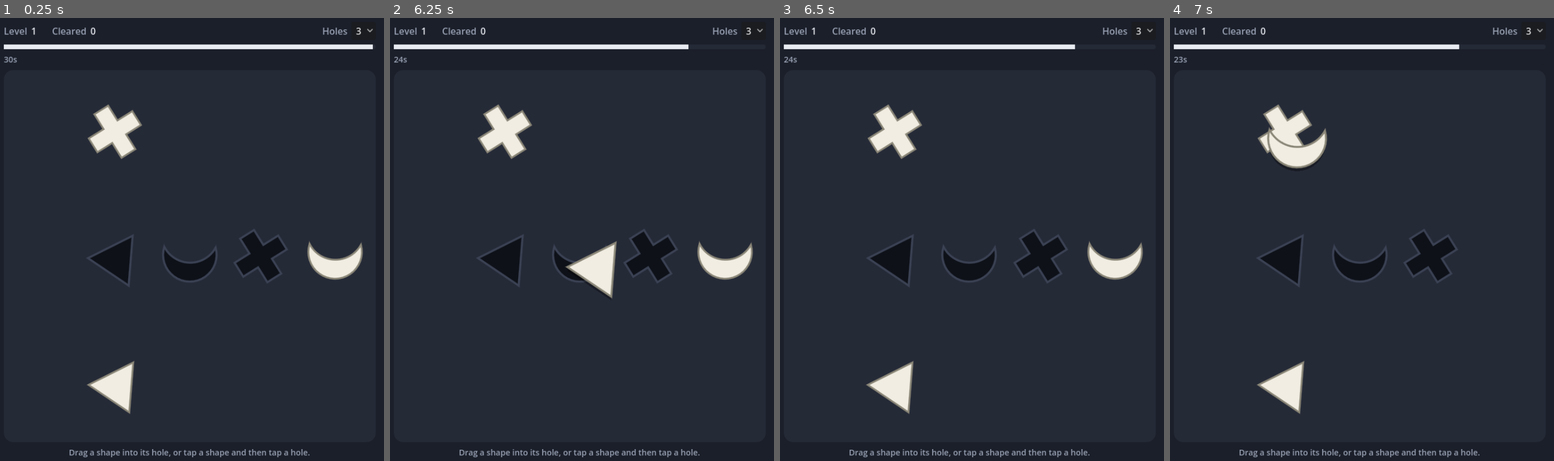
Above: before the commit, frames 1-4 (left to right).
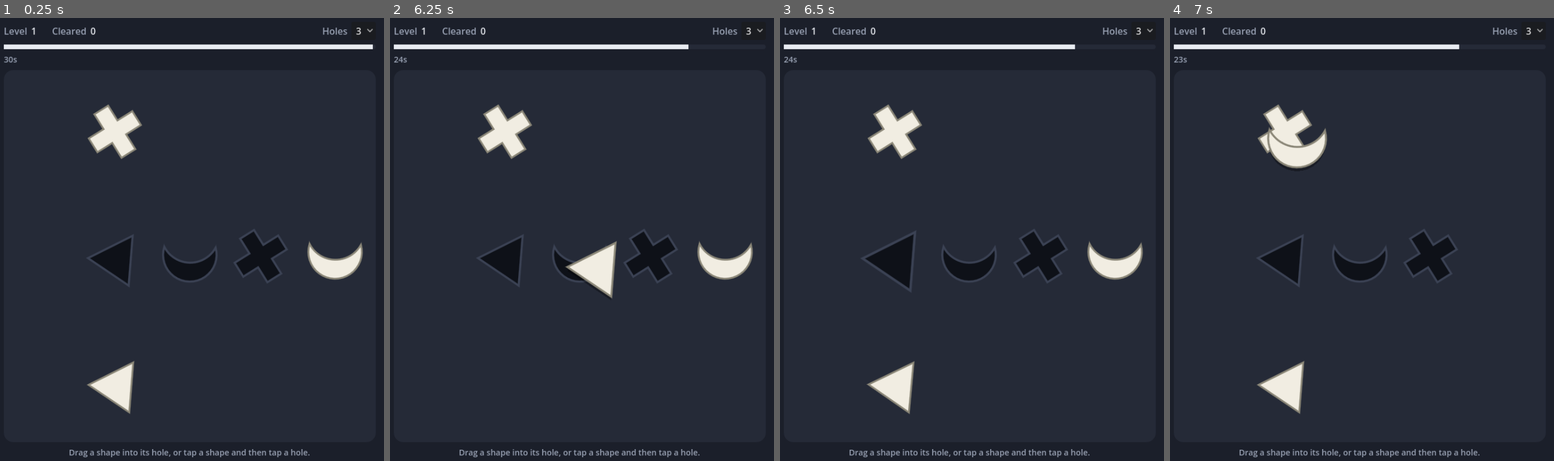
Above: after the commit, the same moments.

Repository: ooooonnnnn/Colorblind-Shape-Match
Game: Godot game, scene res://main.tscn
The game is run twice, just before and just after one commit, with the same random seed, the same clock (stepped at 60 frames per second) and the same inputs.
Inputs (mouse positions are in pixels of both pictures, inside the frame that each line leads up to):
- Up to frame 1 (0.25 s): no input
- Up to frame 2 (6.25 s): click "3" at 0.5 s; click "3" at 1.25 s; click "3" at 2 s; tap A every 0.75 s from 2.75 to 5.75 s; drag from (651, 257) to (620, 155) at 2.77 s; drag from (509, 257) to (558, 363) at 3.52 s; move the mouse to (578, 257) at 4.27 s; click (578, 257) at 4.42 s; drag from (505, 133) to (455, 190) at 5.02 s; drag from (509, 381) to (601, 266) at 5.77 s
- Up to frame 3 (6.5 s): no input
- Up to frame 4 (7 s): tap A at 6.5 s; drag from (1504, 252) to (1296, 142) at 6.52 s

Frames 1-2 are identical in both runs. In frame 3, 0.5% of the frame differs, in the area x 21-36%, y 48-90%; in frame 4, nothing differs.

Commit message:
Nod the piece, bulge its hole, and play "uh uh" on a wrong drop
The sound is the CC0 "nuh uh" by username12125 from Freesound (sound 197566).

Co-Authored-By: Claude Opus 5.5 (1M context) <noreply@anthropic.com>

Diff:
--- a/main.tscn
+++ b/main.tscn
@@ -1,8 +1,9 @@
-[gd_scene load_steps=7 format=3]
+[gd_scene load_steps=8 format=3]
 
 [ext_resource type="Script" path="res://scripts/main.gd" id="1_main"]
 [ext_resource type="Script" path="res://scripts/timer_bar.gd" id="2_timer"]
 [ext_resource type="AudioStream" path="res://sounds/cheer.mp3" id="3_cheer"]
+[ext_resource type="AudioStream" path="res://sounds/uh_uh.mp3" id="4_uh_uh"]
 
 [sub_resource type="Theme" id="Theme_ui"]
 default_font_size = 16
@@ -125,3 +126,6 @@
 
 [node name="Cheer" type="AudioStreamPlayer" parent="."]
 stream = ExtResource("3_cheer")
+
+[node name="UhUh" type="AudioStreamPlayer" parent="."]
+stream = ExtResource("4_uh_uh")
--- a/scripts/main.gd
+++ b/scripts/main.gd
@@ -15,6 +15,7 @@
 @onready var toast: PanelContainer = $Content/Board/Toast
 @onready var toast_label: Label = $Content/Board/Toast/Label
 @onready var cheer: AudioStreamPlayer = $Cheer
+@onready var uh_uh: AudioStreamPlayer = $UhUh
 
 var hole_count := 3
 var level_num := 0
@@ -157,8 +158,10 @@
 
 
 func reject(p: ShapeView, hole: ShapeView) -> void:
-	p.shake()
+	p.nod()
 	hole.shake()
+	p.target_hole.bulge()
+	uh_uh.play()
 	p.move_to(p.home)
 
 
--- a/scripts/shape_view.gd
+++ b/scripts/shape_view.gd
@@ -45,12 +45,17 @@
 	set(v):
 		shake_offset = v
 		queue_redraw()
+var tilt := 0.0:  # radians
+	set(v):
+		tilt = v
+		queue_redraw()
 
 var _points := PackedVector2Array()  # centered on (0, 0)
 var _show_focus := false
 var _move_tween: Tween
 var _scale_tween: Tween
 var _shake_tween: Tween
+var _tilt_tween: Tween
 
 
 func setup(shape: Dictionary, piece: bool) -> void:
@@ -106,6 +111,25 @@
 		_shake_tween.tween_property(self, "shake_offset", x, 0.07)
 
 
+# Rock clockwise and counter-clockwise, like shaking a head "no".
+func nod() -> void:
+	if _tilt_tween:
+		_tilt_tween.kill()
+	_tilt_tween = create_tween().set_trans(Tween.TRANS_SINE)
+	for deg in [16.0, -16.0, 10.0, -10.0, 0.0]:
+		_tilt_tween.tween_property(self, "tilt", deg_to_rad(deg), 0.09)
+
+
+# Swell briefly to point itself out.
+func bulge() -> void:
+	if _scale_tween:
+		_scale_tween.kill()
+	_scale_tween = create_tween().set_trans(Tween.TRANS_SINE)
+	for i in 2:
+		_scale_tween.tween_property(self, "visual_scale", 1.25, 0.14).set_ease(Tween.EASE_OUT)
+		_scale_tween.tween_property(self, "visual_scale", 1.0, 0.18).set_ease(Tween.EASE_IN)
+
+
 func _on_focus_entered() -> void:
 	# Only show the focus ring for keyboard focus, like CSS :focus-visible.
 	_show_focus = not Input.is_mouse_button_pressed(MOUSE_BUTTON_LEFT)
@@ -116,7 +140,7 @@
 	if _points.is_empty():
 		return
 	var k := size.x / 100.0
-	draw_set_transform(size / 2 + Vector2(shake_offset, 0), 0.0, Vector2.ONE * k * visual_scale)
+	draw_set_transform(size / 2 + Vector2(shake_offset, 0), tilt, Vector2.ONE * k * visual_scale)
 	var outline := _points.duplicate()
 	outline.append(_points[0])
 
Not shown, added: sounds/uh_uh.mp3.import
Not shown, added: sounds/uh_uh.mp3
